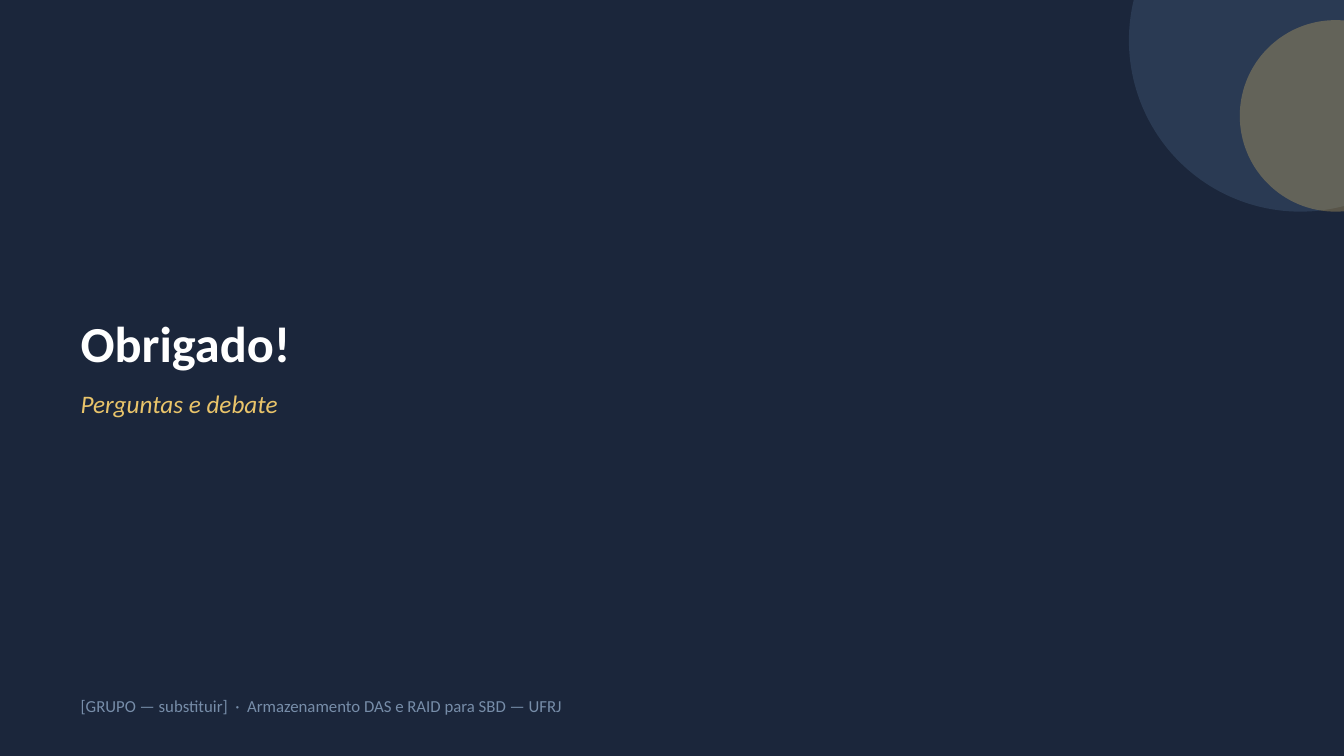
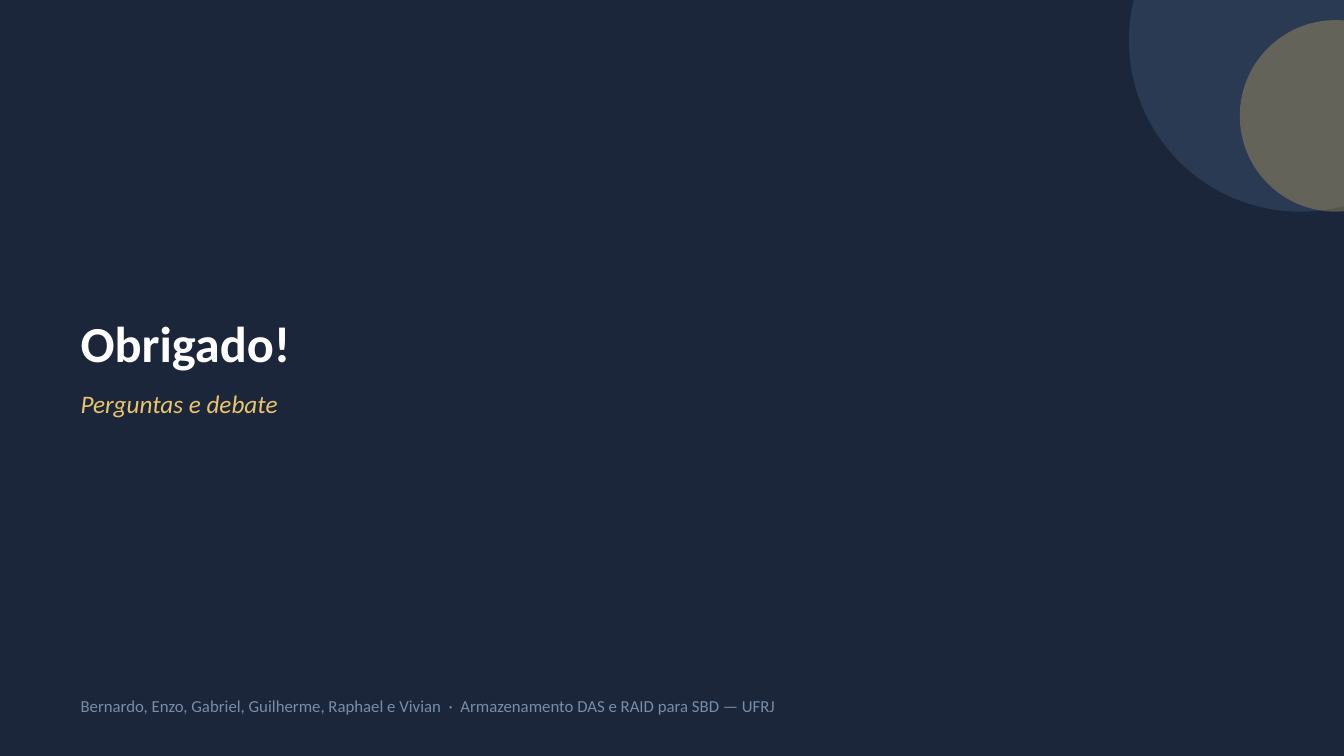
Before and after one commit to guilherme-hu/Trabalho-CBD, a slide deck: slide 20 of DAS e RAID/DAS_RAID_Slides.pptx. Drawn at 1344x756 pixels with LibreOffice and Linux fonts; fonts in the diff are those of the drawing. Boxes give left, top, right and bottom in pixels: in the first picture for what was removed or moved away, otherwise in the second. Text is boxed around its words. In the diff, an @@ line names an element or a change of style, - is before the commit and + after.

```diff
--- a/DAS e RAID/DAS_RAID_Slides.pptx
+++ b/DAS e RAID/DAS_RAID_Slides.pptx
@@ text at bbox=[81, 700, 775, 715]: text changed @@
-[GRUPO — substituir] · Armazenamento DAS e RAID para SBD — UFRJ
+Bernardo, Enzo, Gabriel, Guilherme, Raphael e Vivian · Armazenamento DAS e RAID para SBD — UFRJ
```
Also in this commit, not shown: 3 other slides changed, 8 other files.
